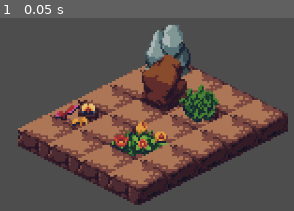
Above: before the commit, frame 1.
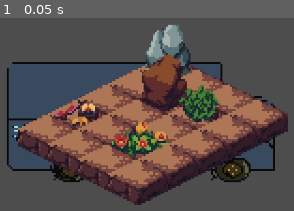
Above: after the commit, the same moment.

Repository: luamct/BrackeysJam2024.2
Game: Godot game, scene res://scenes/game.tscn
Two runs of this game, one before a commit and one after it. Both use one fixed random seed, a clock stepped at 60 frames per second and the inputs below.
Inputs:
- Up to frame 1 (0.05 s): no input

The runs differ from the first frame. In frame 1, 3.4% of the frame differs, in the area x 2-94%, y 22-85%.

Commit message:
teste de adicionar o "carro"

Diff:
--- a/scenes/game.tscn
+++ b/scenes/game.tscn
@@ -1,5 +1,6 @@
-[gd_scene load_steps=4 format=4 uid="uid://dm3igb3h34frm"]
+[gd_scene load_steps=5 format=4 uid="uid://dm3igb3h34frm"]
 
+[ext_resource type="PackedScene" uid="uid://dy8dnjev3o7oc" path="res://scenes/vehicle.tscn" id="1_xem0p"]
 [ext_resource type="Texture2D" uid="uid://c0obnotrichpa" path="res://assets/tileset_terrain.png" id="1_y7qrs"]
 
 [sub_resource type="TileSetAtlasSource" id="TileSetAtlasSource_7s37u"]
@@ -178,6 +179,8 @@
 [node name="Camera2D" type="Camera2D" parent="."]
 zoom = Vector2(3, 3)
 
+[node name="vehicle" parent="Camera2D" instance=ExtResource("1_xem0p")]
+
 [node name="BaseTileMapLayer" type="TileMapLayer" parent="."]
 y_sort_enabled = true
 position = Vector2(0, 2)
--- /dev/null
+++ b/scenes/vehicle.tscn
@@ -0,0 +1,57 @@
+[gd_scene load_steps=8 format=3 uid="uid://dy8dnjev3o7oc"]
+
+[ext_resource type="Texture2D" uid="uid://dug011t8g3cro" path="res://assets/truck test.png" id="1_po1wh"]
+
+[sub_resource type="AtlasTexture" id="AtlasTexture_l3aer"]
+atlas = ExtResource("1_po1wh")
+region = Rect2(0, 0, 160, 80)
+
+[sub_resource type="AtlasTexture" id="AtlasTexture_2ok4q"]
+atlas = ExtResource("1_po1wh")
+region = Rect2(0, 80, 160, 80)
+
+[sub_resource type="AtlasTexture" id="AtlasTexture_aboai"]
+atlas = ExtResource("1_po1wh")
+region = Rect2(0, 160, 160, 80)
+
+[sub_resource type="AtlasTexture" id="AtlasTexture_a1g7h"]
+atlas = ExtResource("1_po1wh")
+region = Rect2(0, 240, 160, 80)
+
+[sub_resource type="SpriteFrames" id="SpriteFrames_bvckc"]
+animations = [{
+"frames": [{
+"duration": 1.0,
+"texture": SubResource("AtlasTexture_l3aer")
+}, {
+"duration": 1.0,
+"texture": SubResource("AtlasTexture_2ok4q")
+}, {
+"duration": 1.0,
+"texture": SubResource("AtlasTexture_aboai")
+}, {
+"duration": 1.0,
+"texture": SubResource("AtlasTexture_a1g7h")
+}],
+"loop": true,
+"name": &"default",
+"speed": 8.0
+}]
+
+[sub_resource type="RectangleShape2D" id="RectangleShape2D_43v81"]
+size = Vector2(144, 68)
+
+[node name="vehicle" type="Node2D"]
+
+[node name="CharacterBody2D" type="CharacterBody2D" parent="."]
+
+[node name="AnimatedSprite2D" type="AnimatedSprite2D" parent="CharacterBody2D"]
+position = Vector2(0, 1)
+sprite_frames = SubResource("SpriteFrames_bvckc")
+frame = 3
+frame_progress = 0.3441
+
+[node name="CollisionShape2D" type="CollisionShape2D" parent="CharacterBody2D"]
+visible = false
+position = Vector2(2, 6)
+shape = SubResource("RectangleShape2D_43v81")
--- /dev/null
+++ b/vehicle.tscn
@@ -0,0 +1,27 @@
+[gd_scene load_steps=4 format=3 uid="uid://u0maji1kji5t"]
+
+[ext_resource type="Texture2D" uid="uid://dug011t8g3cro" path="res://assets/truck test.png" id="1_tiyo1"]
+
+[sub_resource type="AtlasTexture" id="AtlasTexture_j5d2i"]
+atlas = ExtResource("1_tiyo1")
+region = Rect2(0, 0, 420, 160)
+
+[sub_resource type="SpriteFrames" id="SpriteFrames_x7ddq"]
+animations = [{
+"frames": [{
+"duration": 1.0,
+"texture": SubResource("AtlasTexture_j5d2i")
+}],
+"loop": true,
+"name": &"default",
+"speed": 5.0
+}]
+
+[node name="vehicle" type="Node2D"]
+
+[node name="CharacterBody2D" type="CharacterBody2D" parent="."]
+
+[node name="AnimatedSprite2D" type="AnimatedSprite2D" parent="CharacterBody2D"]
+sprite_frames = SubResource("SpriteFrames_x7ddq")
+
+[node name="CollisionShape2D" type="CollisionShape2D" parent="CharacterBody2D"]
Binary file added: assets/3030c026428843.56364e4b72863.gif
Binary file added: assets/c9eef526428843.56359e4fef8f0.gif
Binary file added: assets/truck test.png
Not shown, added: assets/truck test.png.import
Not shown, added: assets/UI.psd
Not shown, added: assets/truck test.psd
